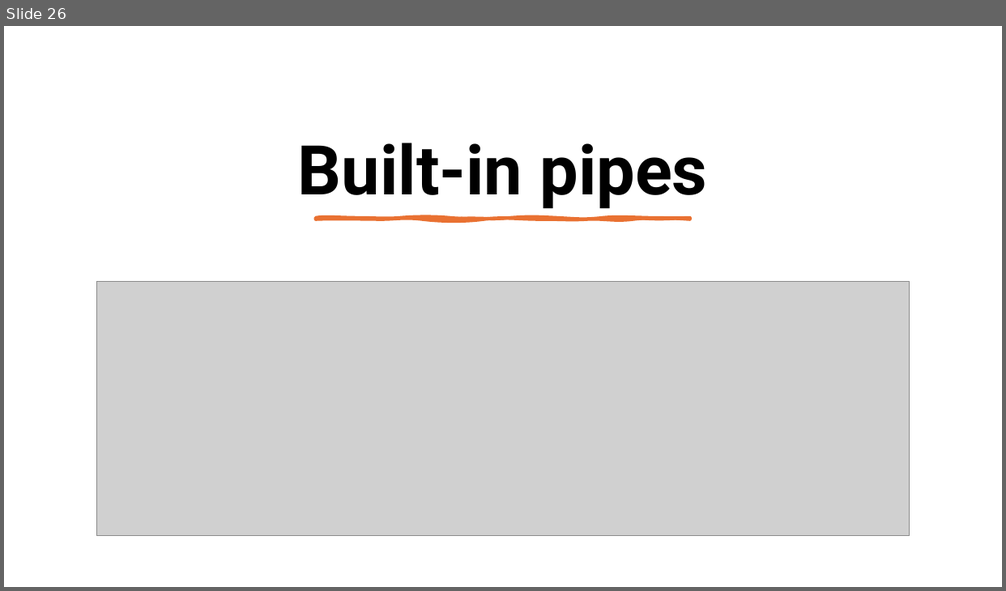
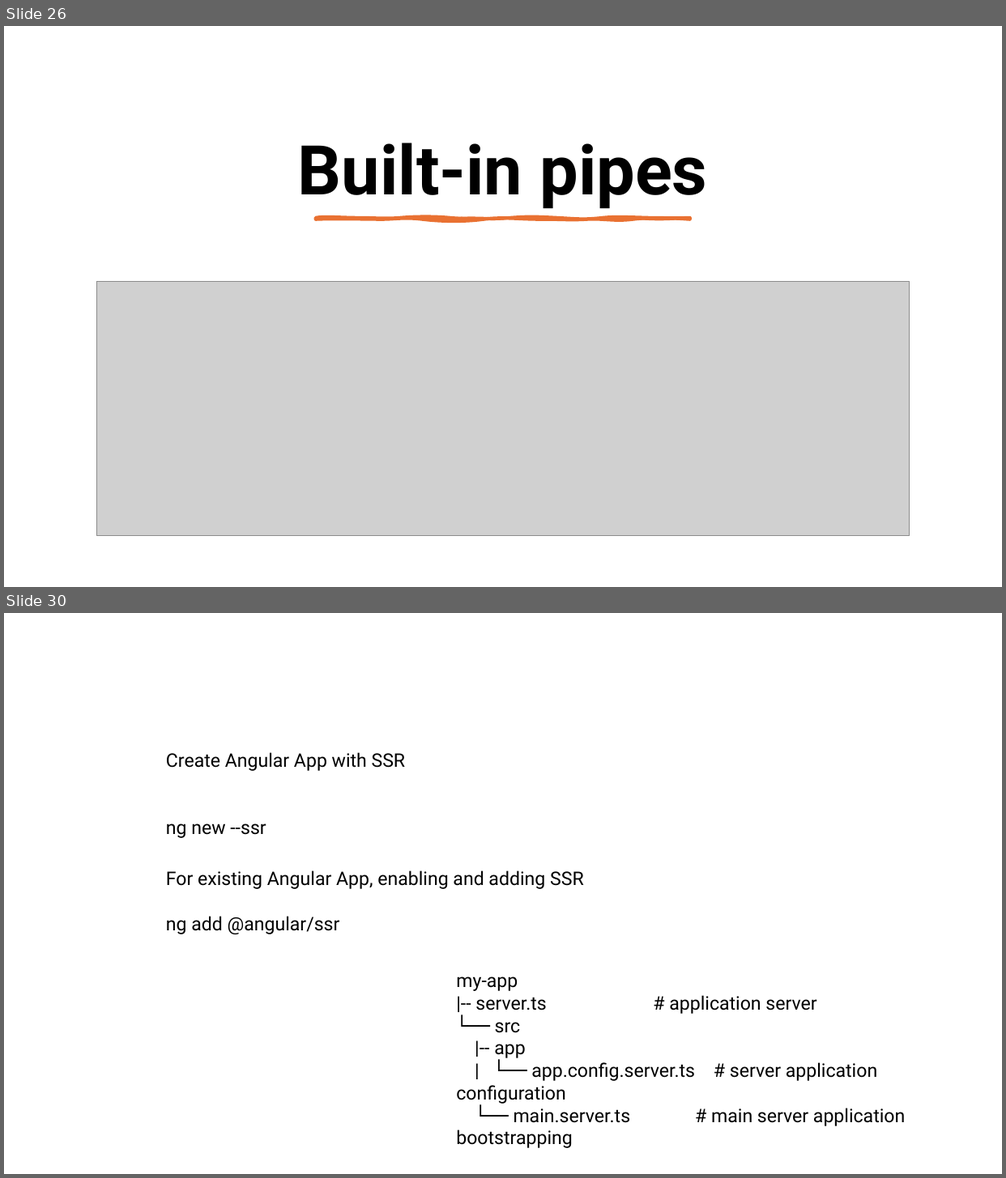
Before and after one commit to maheshsabnis/ng17guard, a slide deck: my-ng-app/Angular_Training_Images.pptx. Shown one above the other, each under a label of ours: slide 26 before the commit, slides 26 and 30 after it; the slides between them are not shown. The pictures are 1006x591 and 1006x1178 pixels, drawn with LibreOffice and Linux fonts; fonts in the diff are those of the drawing; grey boxes stand for pictures. Boxes give left, top, right and bottom in pixels: in the first picture for what was removed or moved away, otherwise in the second. Text is boxed around its words. In the diff, an @@ line names an element or a change of style, - is before the commit and + after.

```diff
--- a/my-ng-app/Angular_Training_Images.pptx
+++ b/my-ng-app/Angular_Training_Images.pptx
@@ slide 30 added at (4, 613, 1002, 1174), background #FFFFFF @@
@@ text added at (166, 752, 406, 838), 18 pt, text #000000 @@
+Create Angular App with SSR
+ng new --ssr
@@ text added at (166, 871, 584, 935), 18 pt, text #000000 @@
+For existing Angular App, enabling and adding SSR
+ng add @angular/ssr
@@ text added at (456, 977, 905, 1148), 18 pt, text #000000 @@
+my-app
+|-- server.ts # application server
+└── src
+|-- app
+| └── app.config.server.ts # server application configuration
+└── main.server.ts # main server application bootstrapping
```
Also in this commit, not shown: 7 other slides added, 5 other files.
